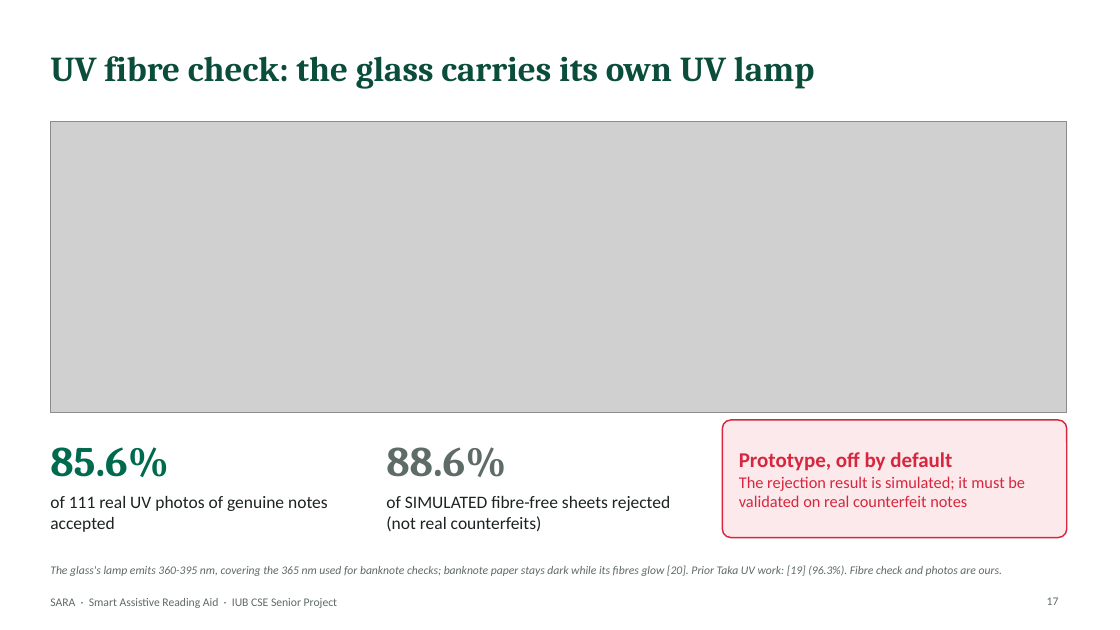
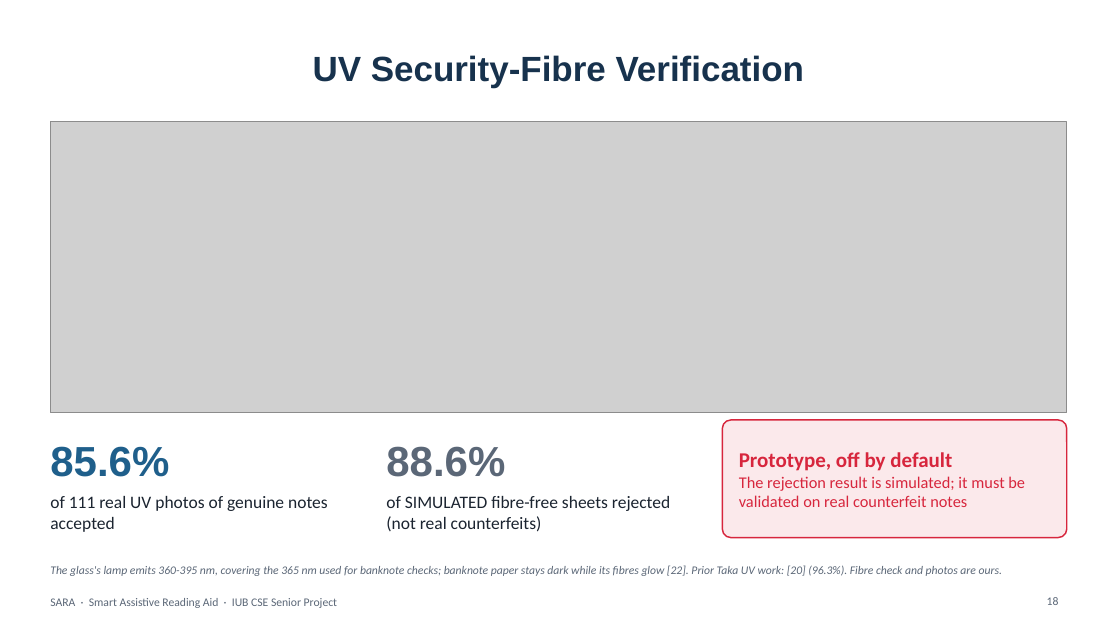
Before and after one commit to aflam330/Senior_project_wearable_glass_for_blind_people_using_ocr_and_ylo, a slide deck: slide 18 of Thesis Report and paper/thesis report/slides/SARA_Presentation_Redesigned.pptx (slide 17 before the commit). Drawn at 1120x630 pixels with LibreOffice and Linux fonts; fonts in the diff are those of the drawing; grey boxes stand for pictures; background and template pictures are left out. Boxes give left, top, right and bottom in pixels: in the first picture for what was removed or moved away, otherwise in the second. Text is boxed around its words. In the diff, an @@ line names an element or a change of style, - is before the commit and + after.

```diff
--- a/Thesis Report and paper/thesis report/slides/SARA_Presentation_Redesigned.pptx
+++ b/Thesis Report and paper/thesis report/slides/SARA_Presentation_Redesigned.pptx
@@ title at (313, 55, 804, 88): text changed; font Cambria to Arial; text colour #0B4D3B to #17324D @@
-UV fibre check: the glass carries its own UV lamp
+UV Security-Fibre Verification
@@ text "85.6%" at (50, 446, 169, 477): font Cambria to Arial, text colour #006A4E to #1F5F8B @@
@@ text "88.6%" at (386, 446, 505, 477): font Cambria to Arial, text colour #5E6B66 to #5B6777 @@
@@ text "of 111 real UV photos ..." at (50, 496, 328, 532): text colour #1C2321 to #1B2430 @@
@@ text "of SIMULATED fibre-free sheets rejected ..." at (386, 496, 670, 532): text colour #1C2321 to #1B2430 @@
@@ text at (50, 565, 1002, 576): text changed; text colour #5E6B66 to #5B6777 @@
-The glass's lamp emits 360-395 nm, covering the 365 nm used for banknote checks; banknote paper stays dark while its fibres glow [20]. Prior Taka UV work: [19] (96.3%). Fibre check and photos are ours.
+The glass's lamp emits 360-395 nm, covering the 365 nm used for banknote checks; banknote paper stays dark while its fibres glow [22]. Prior Taka UV work: [20] (96.3%). Fibre check and photos are ours.
@@ text "SARA · Smart Assistive Reading ..." at (50, 598, 337, 608): text colour #5E6B66 to #5B6777 @@
@@ page number at (1047, 597, 1059, 605): text changed; text colour #5E6B66 to #5B6777 @@
-17
+18
```
Also in this commit, not shown: 25 other slides changed, 1 slide added, 10 other files.
